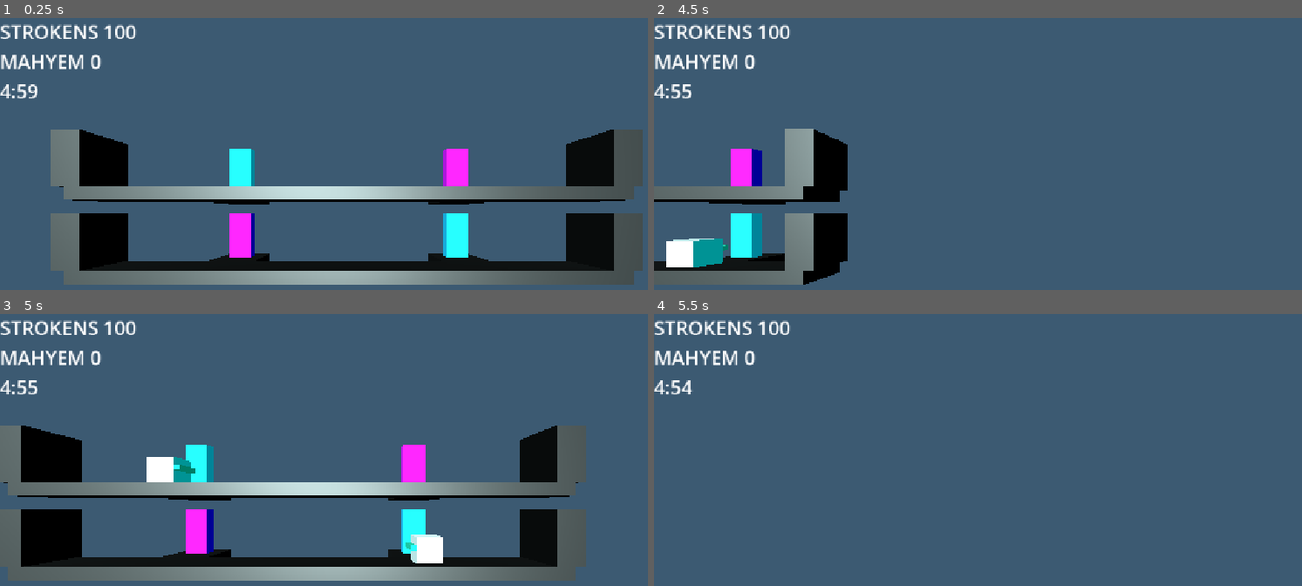
Above: before the commit, frames 1-4 (two rows, left to right).
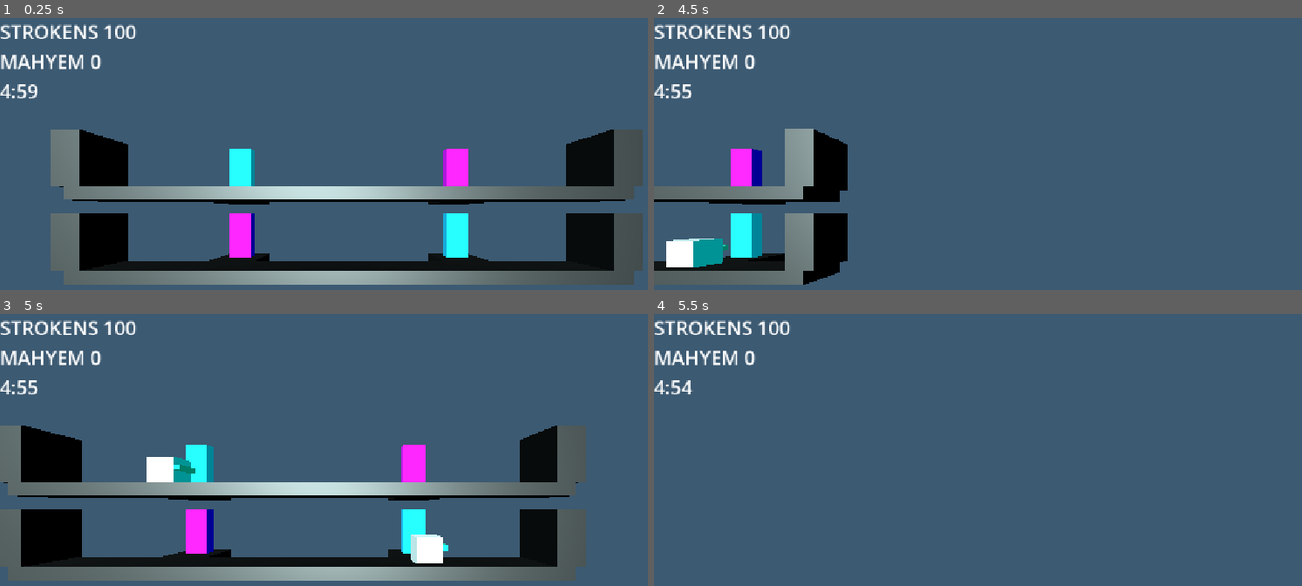
Above: after the commit, the same moments.

Repository: paolomorettin/ai-strikes
Game: Godot game, scene res://src/game.tscn
Same seed, same stepped clock (60 frames per second), same inputs: the game is played once before the commit and once after it.
Inputs (mouse positions are in pixels of both pictures, inside the frame that each line leads up to):
- Up to frame 1 (0.25 s): no input
- Up to frame 2 (4.5 s): tap Enter at 0.5, 2.75 s; move the mouse to (1159, 194) at 0.52 s; press the mouse at (1159, 194) at 0.53 s; hold D (right) 0.53-1.28 s; move the mouse to (861, 232) at 1.27 s; release the mouse at (861, 232) at 1.28 s; hold S (down) 1.28-2.03 s; tap Mouse wheel up (zoom_in) at 1.35 s; tap Space at 2, 3.5 s; move the mouse to (1075, 126) at 2.02 s; hold D (right) 2.03-2.78 s; hold Mouse wheel down (zoom_out) 2.03-2.78 s; move the mouse to (outside the picture) at 2.77 s; hold W (up) 2.78-3.53 s; click (outside the picture) at 2.85 s; move the mouse to (1211, 273) at 3.52 s; hold Mouse wheel up (zoom_in) 3.53-4.28 s; hold A (left) from 3.53 s (still down); move the mouse to (796, 154) at 4.27 s; tap Mouse wheel down (zoom_out) at 4.35 s
- Up to frame 3 (5 s): keep holding A (left)
- Up to frame 4 (5.5 s): move the mouse to (1036, 509) at 5.02 s; release A (left) at 5.03 s; press the mouse at (1036, 509) at 5.03 s; hold S (down) from 5.03 s (still down)

Frames 1-2 are identical in both runs. In frame 3, less than 0.1% of the frame differs, in the area x 62-70%, y 83-88%; in frame 4, nothing differs.

Commit message:
fixed the freaking entrance bug

Diff:
--- a/src/environment/entrance.gd
+++ b/src/environment/entrance.gd
@@ -20,11 +20,20 @@
 	if is_spawning:
 		(body as Wheelchair).turn_around()
 
-func actual_spawn() -> void:
+func spawn() -> void:
+	# ensure no wheelchairs are around
+	for body in control_area.get_overlapping_bodies():
+		if body is Wheelchair:
+			return
+
+	is_spawning = true
+	last_spawned = preload("res://src/people/wheelchair.tscn").instantiate()
+	var level: Node3D = get_parent()
+	last_spawned.position = level.to_local(spawn_point)
+	level.add_child(last_spawned)
+
 	last_spawned.current_state = Wheelchair.State.OVERRIDE
-	last_spawned.global_position = spawn_point
 	last_spawned.quaternion = Quaternion(Vector3.UP, -TAU/4)
-	#last_spawned.disable_collisions()
 
 	var spawn_duration = -spawn_point.z / (spawn_speed * Wheelchair.max_speed)
 	var target_quaternion: Quaternion
@@ -47,19 +56,7 @@
 			last_spawned.current_state = Wheelchair.State.IDLE;
 	)
 
-
-func tentative_spawn() -> void:
-	# ensure no wheelchairs are around
-	for body in control_area.get_overlapping_bodies():
-		if body is Wheelchair:
-			return
-
-	is_spawning = true
-	last_spawned = preload("res://src/people/wheelchair.tscn").instantiate()
-	get_parent().add_child(last_spawned)
-	call_deferred("actual_spawn")
-
 func _ready() -> void:
 	spawn_point = Vector3(global_position.x, global_position.y, -3)
 	control_area.body_entered.connect(control_traffic)
-	spawn_timer.timeout.connect(tentative_spawn)
+	spawn_timer.timeout.connect(spawn)
--- /dev/null
+++ b/src/test/multiple_entraces.tscn
@@ -0,0 +1,36 @@
+[gd_scene format=3 uid="uid://c7e1aw24qvuv3"]
+
+[ext_resource type="Script" uid="uid://bc0qti176w6s6" path="res://src/game.gd" id="1_agwfo"]
+[ext_resource type="PackedScene" uid="uid://bewnefd51q2qd" path="res://src/environment/test_platform.tscn" id="2_mtxgw"]
+[ext_resource type="PackedScene" uid="uid://cmc3qvxcmu5k6" path="res://src/environment/test_wall.tscn" id="3_m1t27"]
+[ext_resource type="PackedScene" uid="uid://bqh3dcopkvr54" path="res://src/environment/entrance.tscn" id="4_kqjb8"]
+[ext_resource type="PackedScene" uid="uid://bjg00ixkve11x" path="res://src/environment/exit.tscn" id="5_kqjb8"]
+
+[node name="MultipleEntrances" type="Node3D" unique_id=14416814]
+script = ExtResource("1_agwfo")
+metadata/_custom_type_script = "uid://bc0qti176w6s6"
+
+[node name="Level" type="Node3D" parent="." unique_id=813114701]
+
+[node name="Sun" type="DirectionalLight3D" parent="Level" unique_id=1406060814]
+transform = Transform3D(0.9605089, 0.068557285, -0.2696712, 0, 0.9691713, 0.24638802, 0.27824926, -0.23665787, 0.93089765, -10.346893, 4.430237, 8.961426)
+
+[node name="TestPlatform" parent="Level" unique_id=2103395743 instance=ExtResource("2_mtxgw")]
+transform = Transform3D(1, 0, 0, 0, 1, 0, 0, 0, 1, -10, -0.25, 0)
+
+[node name="TestPlatform2" parent="Level" unique_id=1911033185 instance=ExtResource("2_mtxgw")]
+transform = Transform3D(1, 0, 0, 0, 1, 0, 0, 0, 1, 0, -0.25, 0)
+
+[node name="TestPlatform3" parent="Level" unique_id=2093161642 instance=ExtResource("2_mtxgw")]
+transform = Transform3D(1, 0, 0, 0, 1, 0, 0, 0, 1, 10, -0.25, 0)
+
+[node name="TestWall" parent="Level" unique_id=1225326320 instance=ExtResource("3_m1t27")]
+transform = Transform3D(1, 0, 0, 0, 1, 0, 0, 0, 1, -15, 1, 0)
+
+[node name="TestWall2" parent="Level" unique_id=1723653881 instance=ExtResource("3_m1t27")]
+transform = Transform3D(1, 0, 0, 0, 1, 0, 0, 0, 1, 14.8250065, 1, 0)
+
+[node name="Entrance" parent="Level" unique_id=163626756 instance=ExtResource("4_kqjb8")]
+transform = Transform3D(1, 0, 0, 0, 1, 0, 0, 0, 1, -6, 0, 0)
+
+[node name="Exit" parent="Level" unique_id=617829593 instance=ExtResource("5_kqjb8")]
--- a/src/test/multiple_entrances.tscn
+++ /dev/null
@@ -1,38 +0,0 @@
-[gd_scene format=3 uid="uid://d23s8liwpxkt5"]
-
-[ext_resource type="Script" uid="uid://bc0qti176w6s6" path="res://src/game.gd" id="1_nbd4m"]
-[ext_resource type="PackedScene" uid="uid://bewnefd51q2qd" path="res://src/environment/test_platform.tscn" id="2_1abs6"]
-[ext_resource type="PackedScene" uid="uid://cmc3qvxcmu5k6" path="res://src/environment/test_wall.tscn" id="3_ubc7v"]
-[ext_resource type="PackedScene" uid="uid://bjg00ixkve11x" path="res://src/environment/exit.tscn" id="4_f48nj"]
-[ext_resource type="PackedScene" uid="uid://bqh3dcopkvr54" path="res://src/environment/entrance.tscn" id="5_0rs05"]
-
-[node name="MultipleEntrances" type="Node3D" unique_id=1685834706]
-script = ExtResource("1_nbd4m")
-metadata/_custom_type_script = "uid://bc0qti176w6s6"
-
-[node name="Level" type="Node3D" parent="." unique_id=220807653]
-
-[node name="Sun" type="DirectionalLight3D" parent="Level" unique_id=1406060814]
-transform = Transform3D(0.9605089, 0.068557285, -0.2696712, 0, 0.9691713, 0.24638802, 0.27824926, -0.23665787, 0.93089765, -5.3468933, 4.430237, 8.961426)
-
-[node name="TestPlatform" parent="Level" unique_id=2103395743 instance=ExtResource("2_1abs6")]
-transform = Transform3D(1, 0, 0, 0, 1, 0, 0, 0, 1, -5, -0.25, 0)
-
-[node name="TestPlatform2" parent="Level" unique_id=1911033185 instance=ExtResource("2_1abs6")]
-transform = Transform3D(1, 0, 0, 0, 1, 0, 0, 0, 1, 5, -0.25, 0)
-
-[node name="TestWall" parent="Level" unique_id=1225326320 instance=ExtResource("3_ubc7v")]
-transform = Transform3D(1, 0, 0, 0, 1, 0, 0, 0, 1, -10, 1, 0)
-
-[node name="TestWall2" parent="Level" unique_id=1723653881 instance=ExtResource("3_ubc7v")]
-transform = Transform3D(1, 0, 0, 0, 1, 0, 0, 0, 1, 9.8250065, 1, 0)
-
-[node name="Exit" parent="Level" unique_id=617829593 instance=ExtResource("4_f48nj")]
-
-[node name="Entrance" parent="Level" unique_id=667945413 instance=ExtResource("5_0rs05")]
-transform = Transform3D(1, 0, 0, 0, 1, 0, 0, 0, 1, -5, 0, 0)
-direction = 1
-
-[node name="Entrance2" parent="Level" unique_id=392937884 instance=ExtResource("5_0rs05")]
-transform = Transform3D(1, 0, 0, 0, 1, 0, 0, 0, 1, 5, 0, 0)
-direction = 0
